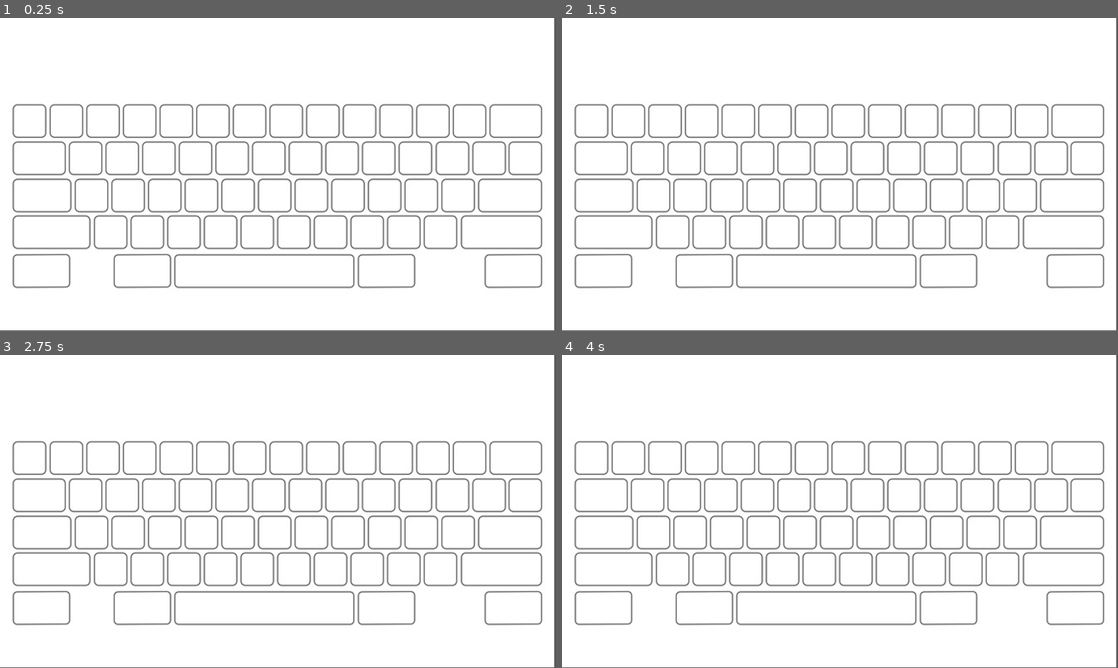
Above: before the commit, frames 1-4 (two rows, left to right).
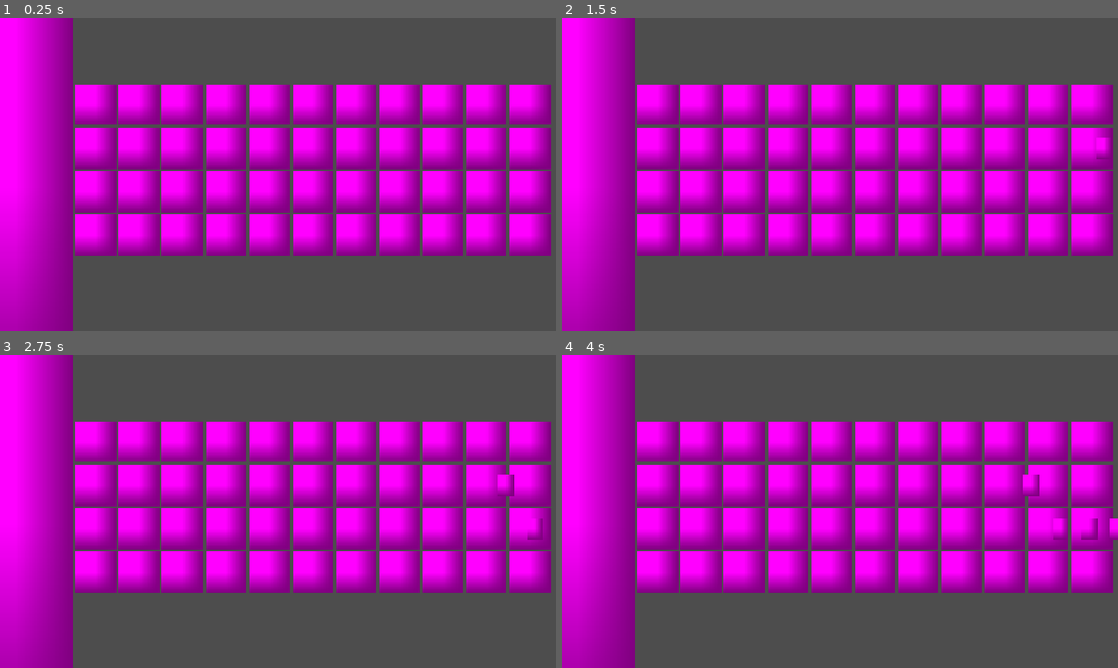
Above: after the commit, the same moments.

Repository: zcBruAll/K.O.S.
Game: Godot game, scene res://main_scene.tscn
Same seed, same stepped clock (60 frames per second), same inputs: the game is played once before the commit and once after it.
Inputs:
- Up to frame 1 (0.25 s): no input
- Up to frame 2 (1.5 s): tap Enter at 0.5 s; tap Space at 1.25 s
- Up to frame 3 (2.75 s): no input
- Up to frame 4 (4 s): no input
In our replay, the window is 799x449 before the commit and 800x450 after it. These sizes can differ from the game's own. Grey fills any space a smaller window leaves; there, only what the larger window draws over its background counts as a difference.

The runs differ from the first frame. In frame 1, 100% of the frame differs, in the area x 0-100%, y 0-100%; in frame 2, 100%; in frame 3, 100%; in frame 4, 100%.

Commit message:
Added the goon spawning system Added the spell zones

Diff:
--- /dev/null
+++ b/k.o.s/K_O_S.gd
@@ -0,0 +1,54 @@
+extends Node2D
+@export var goon_scene: PackedScene
+@export var spell_zone: PackedScene
+
+# Called when the node enters the scene tree for the first time.
+func _ready() -> void:
+	new_game()
+
+# Called every frame. 'delta' is the elapsed time since the previous frame.
+func _process(delta: float) -> void:
+	pass
+
+func new_game():
+	generate_gameGrid()
+	$GoonTime.start()
+
+func generate_gameGrid():
+	var PAD_RIGHT = 90
+	var SIZE = 140
+	var positions = [$Spawn/Line1.position,$Spawn/Line2.position,$Spawn/Line3.position,$Spawn/Line4.position]
+	for j in range(4):
+		for i in range(10,-1,-1):
+			var spellBox = spell_zone.instantiate()
+
+			# Config size
+			spellBox.scale.x = SIZE/2
+			spellBox.scale.y = SIZE/2
+
+			# Config position
+			var posSpawn = positions[j]
+			posSpawn.x = posSpawn.x-PAD_RIGHT-(SIZE+10)*i
+			spellBox.position = Vector2(posSpawn.x,posSpawn.y)
+
+			add_child(spellBox)
+
+
+func _on_goon_time_timeout() -> void:
+	$GoonTime.start()
+
+	# Create goon
+	var goon = goon_scene.instantiate()
+	# Randomize location from 1 of the 4 line
+	var spawnPos
+	match randi()%4 :
+		0: spawnPos = $Spawn/Line1.position
+		1: spawnPos = $Spawn/Line2.position
+		2: spawnPos = $Spawn/Line3.position
+		3: spawnPos = $Spawn/Line4.position
+
+	# Set the goon position
+	goon.position = spawnPos
+
+	# Spawn the actual goon
+	add_child(goon)
--- a/k.o.s/goon_collision.gd
+++ b/k.o.s/goon_collision.gd
@@ -1,5 +1,4 @@
 extends Area2D
-
 
 # Called when the node enters the scene tree for the first time.
 func _ready() -> void:
--- /dev/null
+++ b/k.o.s/goon_scene.tscn
@@ -0,0 +1,20 @@
+[gd_scene format=3 uid="uid://bu0r0o0gvc3m7"]
+
+[sub_resource type="PlaceholderTexture2D" id="PlaceholderTexture2D_oej75"]
+
+[sub_resource type="RectangleShape2D" id="RectangleShape2D_sldrk"]
+size = Vector2(54, 73.5)
+
+[node name="le_goon_originel" type="RigidBody2D" unique_id=485926804]
+mass = 0.001
+gravity_scale = 0.0
+linear_velocity = Vector2(-100, 0)
+linear_damp_mode = 1
+
+[node name="Sprite2D" type="Sprite2D" parent="." unique_id=1716304957]
+scale = Vector2(53.999973, 73.50002)
+texture = SubResource("PlaceholderTexture2D_oej75")
+
+[node name="GoonColl" type="CollisionShape2D" parent="." unique_id=1713166192]
+position = Vector2(0, 0.25)
+shape = SubResource("RectangleShape2D_sldrk")
--- a/k.o.s/main_scene.tscn
+++ b/k.o.s/main_scene.tscn
@@ -1,63 +1,50 @@
 [gd_scene format=3 uid="uid://dtr673vopbdep"]
 
-[ext_resource type="Script" uid="uid://bcft21dk2au12" path="res://node_2d.gd" id="1_2c62f"]
-[ext_resource type="Texture2D" uid="uid://cvs5aq8s11in3" path="res://images/keyboardLayout.jpg" id="2_gyfs4"]
+[ext_resource type="Script" uid="uid://bcft21dk2au12" path="res://K_O_S.gd" id="1_2c62f"]
+[ext_resource type="PackedScene" uid="uid://bu0r0o0gvc3m7" path="res://goon_scene.tscn" id="2_d5x1h"]
 [ext_resource type="Script" uid="uid://b76wp17vbpn2b" path="res://base_collision.gd" id="3_d5x1h"]
-[ext_resource type="Script" uid="uid://bvofmgkfydclh" path="res://goon_collision.gd" id="4_8mm7a"]
+[ext_resource type="PackedScene" uid="uid://dysphksywfasx" path="res://spell_zone.tscn" id="4_d5x1h"]
 
 [sub_resource type="PlaceholderTexture2D" id="PlaceholderTexture2D_2c62f"]
 
 [sub_resource type="RectangleShape2D" id="RectangleShape2D_2c62f"]
-size = Vector2(395.52374, 1079)
-
-[sub_resource type="Curve2D" id="Curve2D_d5x1h"]
-_data = {
-"points": PackedVector2Array(0, 0, 0, 0, 1915, 350, 0, 0, 0, 0, 98, 351)
-}
-point_count = 2
+size = Vector2(395.52374, 1541)
 
 [node name="K_O_S" type="Node2D" unique_id=1466758197]
 script = ExtResource("1_2c62f")
+goon_scene = ExtResource("2_d5x1h")
+spell_zone = ExtResource("4_d5x1h")
 
-[node name="Background" type="Area2D" parent="." unique_id=1801062303]
-light_mask = 129
-
-[node name="Sprite2D" type="Sprite2D" parent="Background" unique_id=1124353202]
-position = Vector2(1.9073486e-06, -103)
-scale = Vector2(2.874, 2.874)
-texture = ExtResource("2_gyfs4")
-centered = false
+[node name="GoonTime" type="Timer" parent="." unique_id=263896193]
+one_shot = true
 
 [node name="Base" type="Area2D" parent="." unique_id=1420814887]
-position = Vector2(114, 538.5)
+position = Vector2(110, 551)
+metadata/_edit_group_ = true
 
 [node name="Sprite2D" type="Sprite2D" parent="Base" unique_id=1486696992]
+position = Vector2(-56, 29.99997)
+scale = Vector2(396, 1541)
 texture = SubResource("PlaceholderTexture2D_2c62f")
 
 [node name="Coll" type="CollisionShape2D" parent="Base" unique_id=1164302551]
-position = Vector2(-57.555817, 70.312256)
-rotation = -0.27925268
+position = Vector2(-56, 31.5)
 shape = SubResource("RectangleShape2D_2c62f")
+debug_color = Color(0.91323286, 0.2920139, 0.054945193, 0.41960785)
 script = ExtResource("3_d5x1h")
 
 [node name="Spawn" type="Node2D" parent="." unique_id=668978580]
 
-[node name="Line1" type="Node2D" parent="Spawn" unique_id=926185816]
-position = Vector2(1916, 351)
+[node name="Line1" type="Node2D" parent="Spawn" unique_id=976116176]
+position = Vector2(1920, 300)
 
-[node name="Line2" type="Node2D" parent="Spawn" unique_id=909582026]
-position = Vector2(1916, 483)
+[node name="Line2" type="Node2D" parent="Spawn" unique_id=1793643740]
+position = Vector2(1920, 450)
 
-[node name="Line3" type="Node2D" parent="Spawn" unique_id=1671351829]
-position = Vector2(1915, 612)
+[node name="Line3" type="Node2D" parent="Spawn" unique_id=575004204]
+position = Vector2(1920, 600)
 
-[node name="Line4" type="Node2D" parent="Spawn" unique_id=2046060150]
-position = Vector2(1916, 742)
+[node name="Line4" type="Node2D" parent="Spawn" unique_id=1046114034]
+position = Vector2(1920, 750)
 
-[node name="le_goon_originel" type="Area2D" parent="." unique_id=1402435993]
-script = ExtResource("4_8mm7a")
-
-[node name="Sprite2D" type="Sprite2D" parent="le_goon_originel" unique_id=404714732]
-
-[node name="goon_path" type="Path2D" parent="le_goon_originel" unique_id=805257374]
-curve = SubResource("Curve2D_d5x1h")
+[connection signal="timeout" from="GoonTime" to="." method="_on_goon_time_timeout"]
--- a/k.o.s/node_2d.gd
+++ b/k.o.s/play_area.gd
@@ -1,10 +1,8 @@
 extends Node2D
-
+@export var spell_zone: PackedScene
 
 # Called when the node enters the scene tree for the first time.
 func _ready() -> void:
-	pass # Replace with function body.
-
 
 # Called every frame. 'delta' is the elapsed time since the previous frame.
 func _process(delta: float) -> void:
--- a/k.o.s/project.godot
+++ b/k.o.s/project.godot
@@ -21,6 +21,7 @@
 window/size/viewport_height=1080
 window/size/mode=3
 window/size/initial_position_type=0
+window/stretch/mode="canvas_items"
 
 [physics]
 
--- /dev/null
+++ b/k.o.s/spell_zone.tscn
@@ -0,0 +1,17 @@
+[gd_scene format=3 uid="uid://dysphksywfasx"]
+
+[sub_resource type="PlaceholderTexture2D" id="PlaceholderTexture2D_wxama"]
+
+[sub_resource type="RectangleShape2D" id="RectangleShape2D_0j37y"]
+size = Vector2(2, 2)
+
+[node name="spellZone" type="Area2D" unique_id=808331280]
+metadata/_edit_group_ = true
+
+[node name="placeholder area" type="Sprite2D" parent="." unique_id=1377886481]
+position = Vector2(1.9073486e-06, 0)
+scale = Vector2(2, 2)
+texture = SubResource("PlaceholderTexture2D_wxama")
+
+[node name="CollisionShape2D" type="CollisionShape2D" parent="." unique_id=1722857696]
+shape = SubResource("RectangleShape2D_0j37y")
Renamed: k.o.s/node_2d.gd.uid -> k.o.s/K_O_S.gd.uid
Not shown, added: k.o.s/play_area.gd.uid
